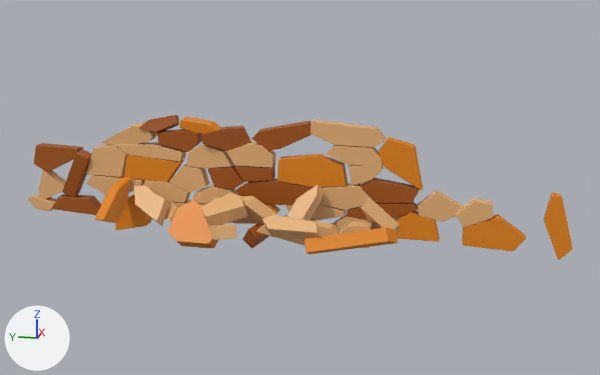
Before and after pictures for a commit that changed the FBX model Assets/Models/Muro4.fbx.
Both versions are drawn from a 50 mm lens placed at (-26.59, -6.38, 7.9), pointed at (-1.18, -1.3, 1.55). Every picture has the same lights, and +X, +Y and +Z are marked at lower left.

Names of what the first picture shows: 'Piedrote.114'.
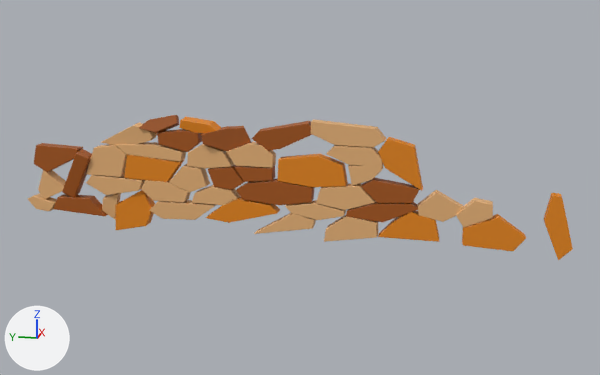
The newer file is also turned or shifted as a whole; pictures and numbers use the older file's frame.

Pixel boxes (x1, y1, x2, y2) of what changed, in the pictures (600 x 375 px):
part 1 of me_cube_295, deleted
    before: (95, 177, 399, 254)
part 2 of me_cube_295, cut back
    before: (93, 176, 170, 226)
    after: (93, 176, 145, 195)

Patch to the scene script:
```diff
--- a/Assets/Models/Muro4.fbx.py
+++ b/Assets/Models/Muro4.fbx.py
@@ me_cube_295 @@
 # used by ob_piedrote_114; location = (0.0, 0.0, 0.0)
-me_cube_295.from_pydata(...)  # 2068 vertices, 2184 faces; spans x -3.3..0.5, y -9.9..8.8, z -0.7..3.6
+me_cube_295.from_pydata(...)  # 1576 vertices, 1662 faces; spans x -0.4..0.5, y -9.9..8.8, z -0.7..3.6
+# me_cube_295 part 1: 14 loose pieces with 452 vertices, spanning x -3.3..-0.1, y -4.6..5.7, z -0.5..1.5, are deleted
+# me_cube_295 part 2
+# 40 vertices are removed from x -1.3..-0.1, y 3.4..4.7, z -0.1..1.2
+# 48 faces are deleted
+# 3 vertices move within x -0.1, y 4.6, z 0.9
+# 6 new faces join them, mat_marron2 (beige #e7b277)
 me_cube_295.materials.append(mat_marron2)
```
